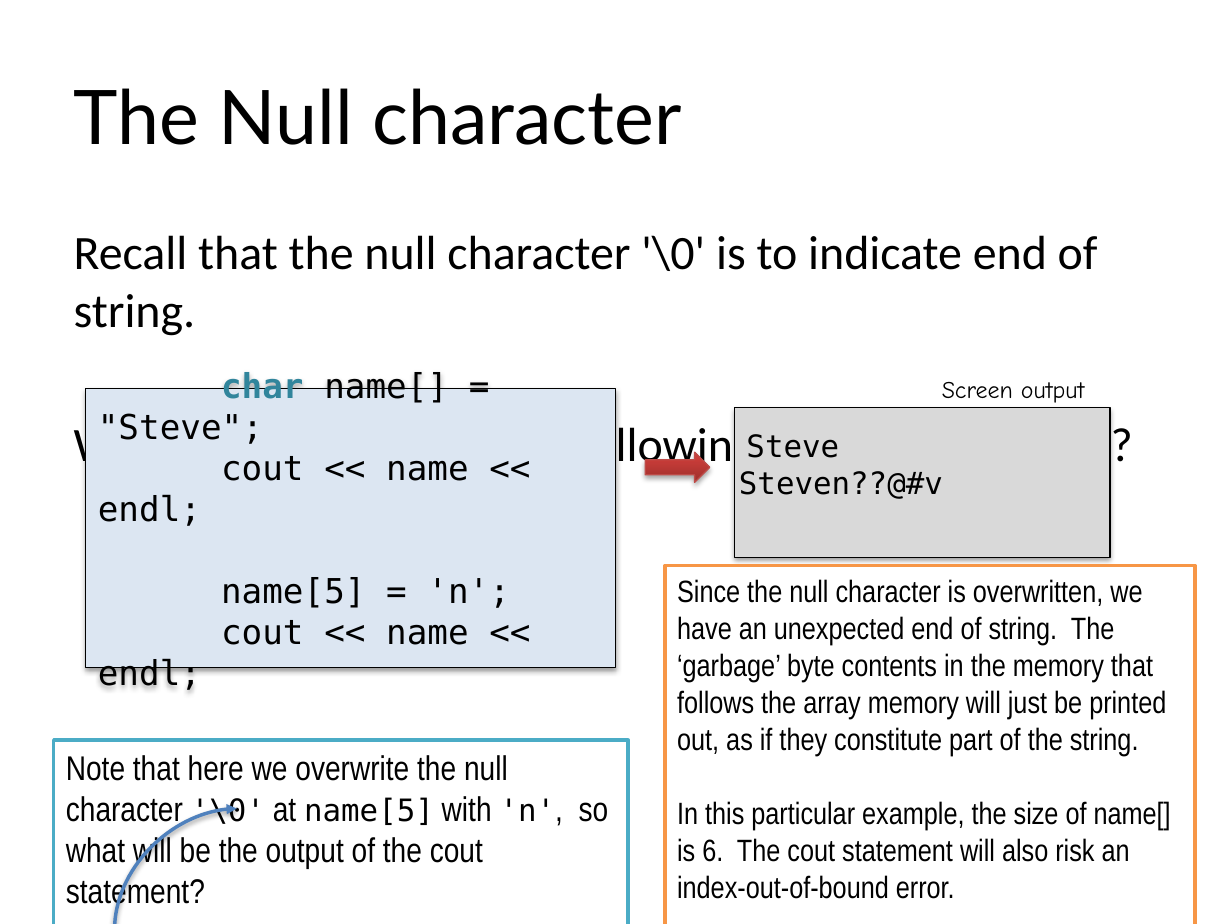
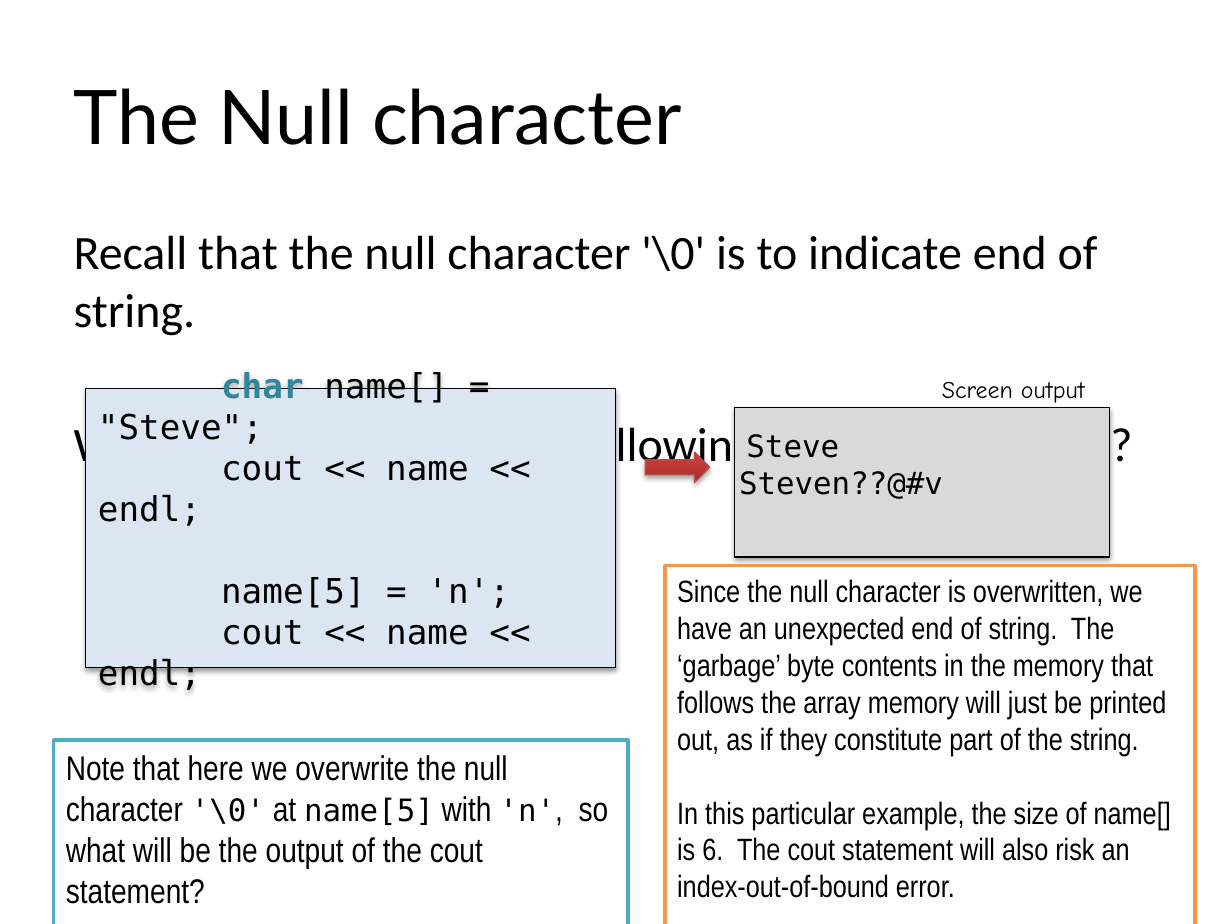
Before and after one commit to wjshku/COMP2113, a slide deck: slide 80 of Module6/Module 6 - Guidance Notes.pptx. Drawn at 1232x924 pixels with LibreOffice and Linux fonts; fonts in the diff are those of the drawing. Boxes give left, top, right and bottom in pixels: in the first picture for what was removed or moved away, otherwise in the second. Text is boxed around its words. In the diff, an @@ line names an element or a change of style, - is before the commit and + after.

```diff
--- a/Module6/Module 6 - Guidance Notes.pptx
+++ b/Module6/Module 6 - Guidance Notes.pptx
@@ curved arrow removed from (145, 924) to (237, 808) @@
```
Also in this commit, not shown: 99 other slides changed, 56 other files.
